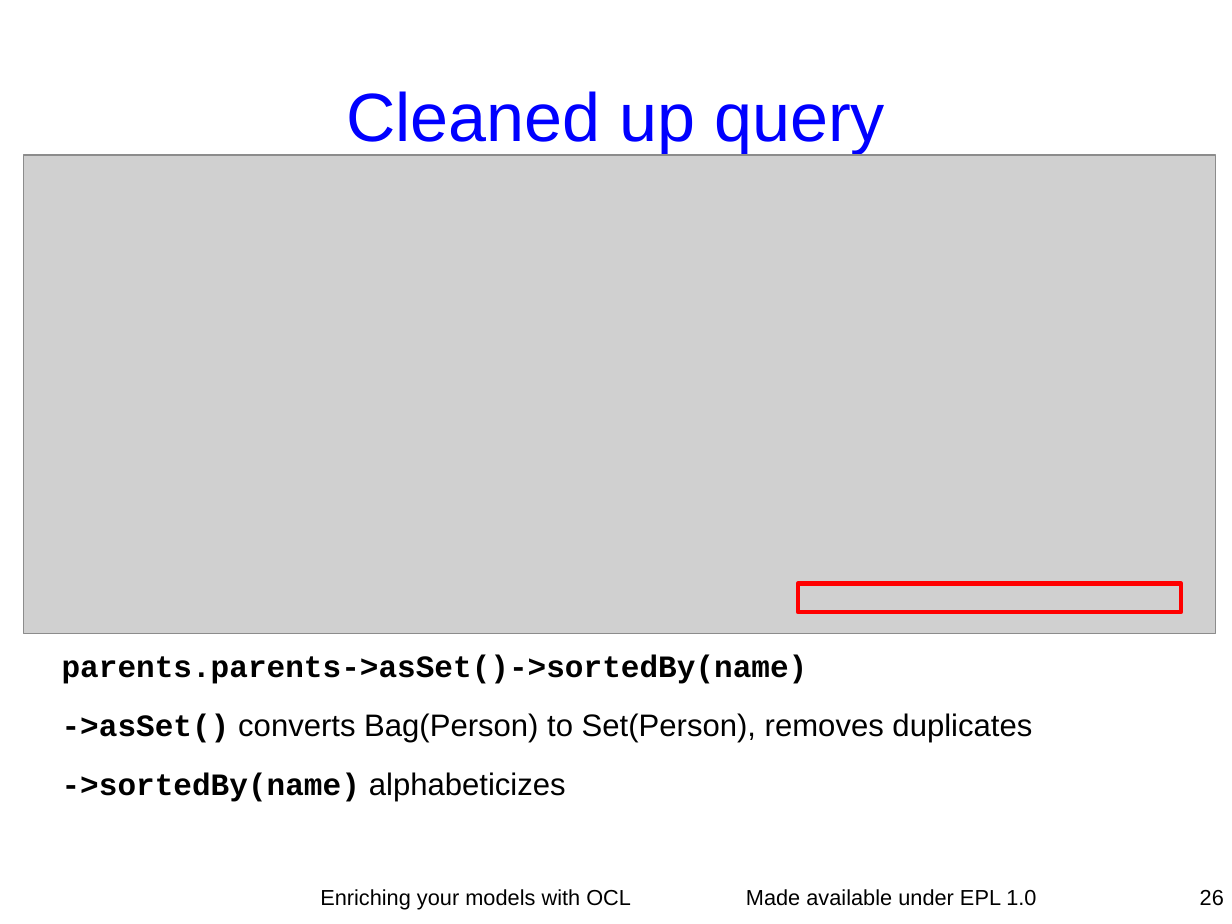
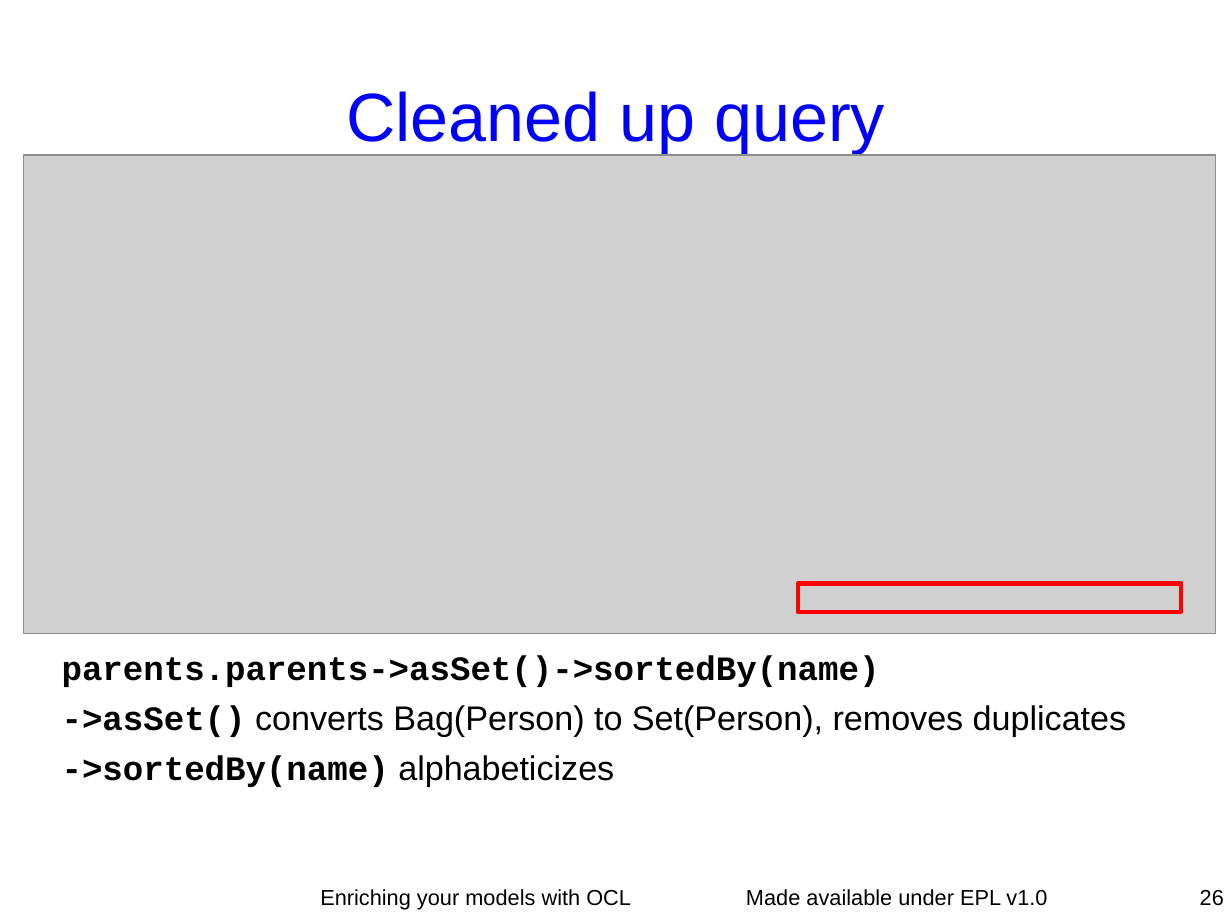
Before and after one commit to eclipse-ocl/ocl-website, a slide deck: slide 26 of ocl/docs/publications/ESE2010LongTalk/EnrichingWithOCL.odp. Drawn at 1232x924 pixels with LibreOffice and Linux fonts; fonts in the diff are those of the drawing; grey boxes stand for pictures. Boxes give left, top, right and bottom in pixels: in the first picture for what was removed or moved away, otherwise in the second. Text is boxed around its words. In the diff, an @@ line names an element or a change of style, - is before the commit and + after.

```diff
--- a/ocl/docs/publications/ESE2010LongTalk/EnrichingWithOCL.odp
+++ b/ocl/docs/publications/ESE2010LongTalk/EnrichingWithOCL.odp
@@ text "parents.parents->asSet()->sortedBy(name)" at <box>62,655,1126,787</box>: size 20 to 22 pt; less space between paragraphs @@
@@ text at <box>746,889,1047,906</box>: text changed @@
-Made available under EPL 1.0
+Made available under EPL v1.0
```
Also in this commit, not shown: 58 other slides changed, 2 slides added, 2 slides removed.
